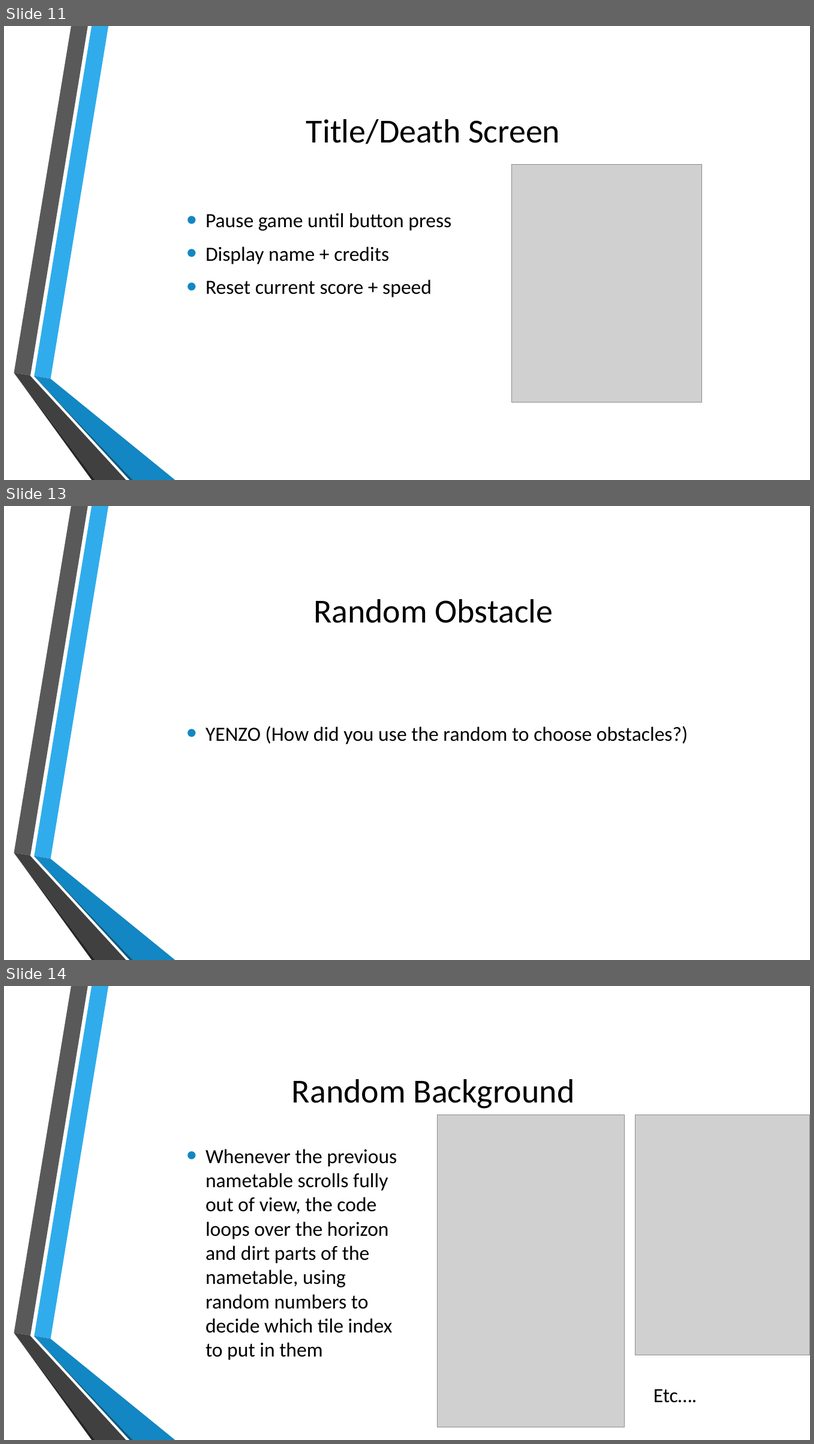
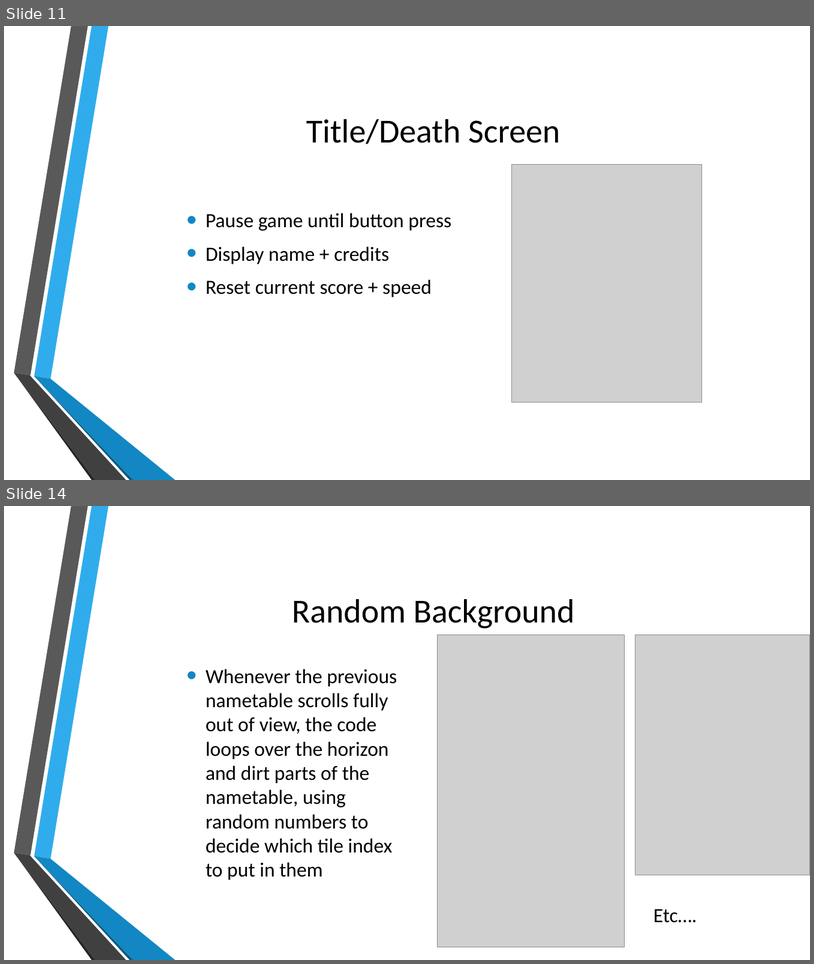
Before and after one commit to MatthiasOoms/NESDinoGame, a slide deck: Resources/NESDinoGame.pptx. Shown one above the other, each under a label of ours: slides 11, 13 and 14 before the commit, slides 11 and 14 after it; the slides between them are not shown. The pictures are 814x1444 and 814x964 pixels, drawn with LibreOffice and Linux fonts; fonts in the diff are those of the drawing; grey boxes stand for pictures; background and template pictures are left out. Boxes give left, top, right and bottom in pixels: in the first picture for what was removed or moved away, otherwise in the second. Text is boxed around its words. In the diff, an @@ line names an element or a change of style, - is before the commit and + after.

```diff
--- a/Resources/NESDinoGame.pptx
+++ b/Resources/NESDinoGame.pptx
@@ slide 13 removed at box(4, 506, 810, 960), background picture (left out); not listed: 6 template elements that a slide beside it also shows @@
@@ title removed at box(314, 599, 553, 623) @@
-Random Obstacle
@@ text removed at box(206, 726, 688, 744) @@
-• YENZO (How did you use the random to choose obstacles?)
```
Also in this commit, not shown: 1 slide changed, 2 slides added, 1 other slide removed, 1 other file.
